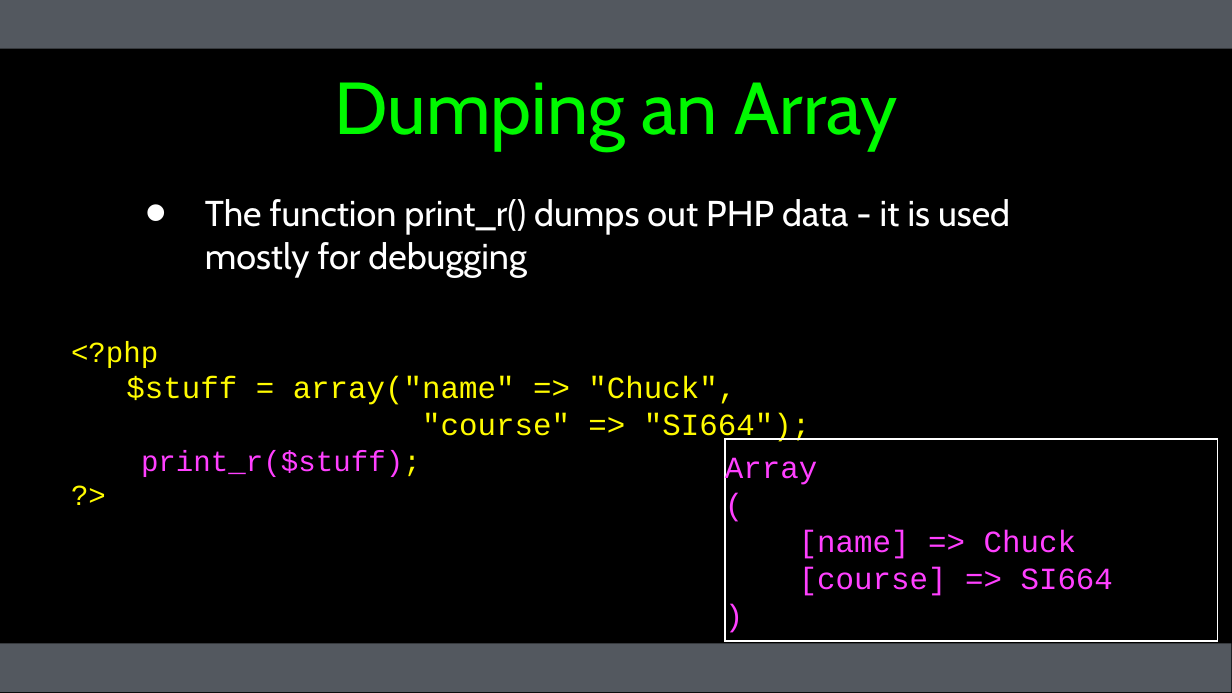
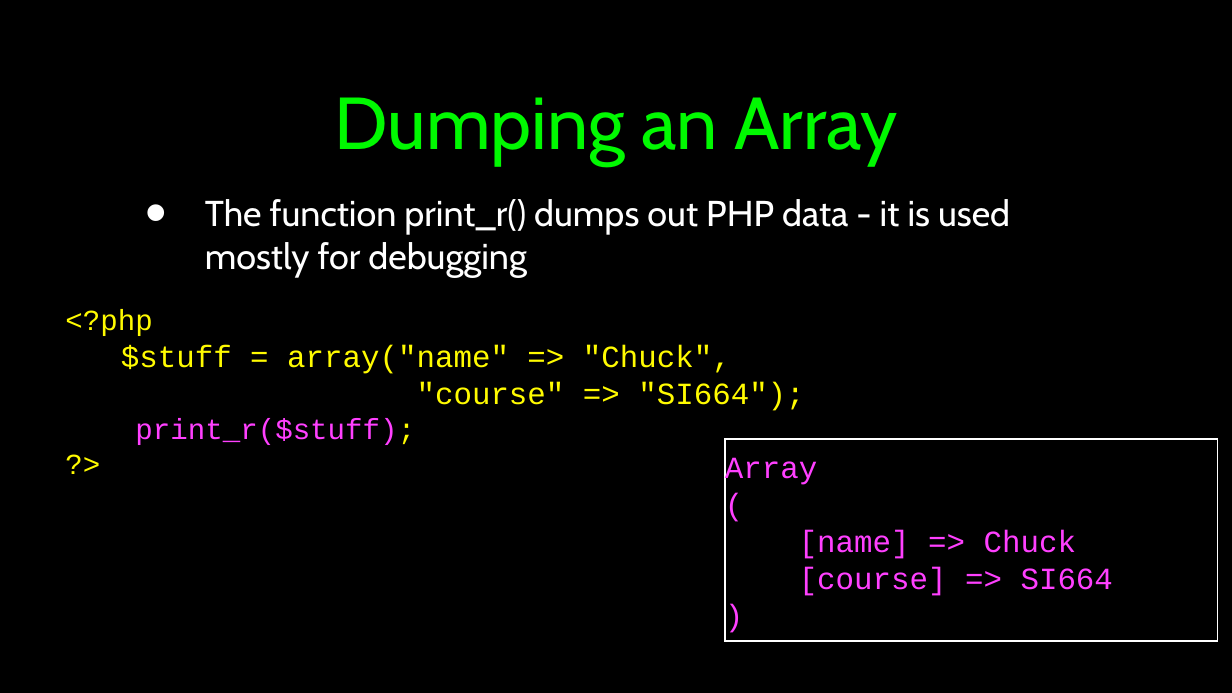
Before and after one commit to csev/wa4e, a slide deck: slide 19 of lectures/PHP-02-Overview.ppt (slide 20 before the commit). Drawn at 1232x693 pixels with LibreOffice and Linux fonts; fonts in the diff are those of the drawing. Boxes give left, top, right and bottom in pixels: in the first picture for what was removed or moved away, otherwise in the second. Text is boxed around its words. In the diff, an @@ line names an element or a change of style, - is before the commit and + after.

```diff
--- a/lectures/PHP-02-Overview.ppt
+++ b/lectures/PHP-02-Overview.ppt
@@ rectangle removed at bbox=[0, 0, 1232, 49] @@
@@ title "Dumping an Array": place and size @@
-title "Dumping an Array" at bbox=[335, 82, 897, 150]
+title "Dumping an Array" at bbox=[335, 97, 897, 166]
@@ free "<?php": place and size @@
-free "<?php" at bbox=[68, 326, 856, 517]
+free "<?php" at bbox=[62, 296, 850, 487]
@@ rectangle at bbox=[0, 643, 1232, 692]: fill #53585F to #000000 @@
```
Also in this commit, not shown: 29 other slides changed, 1 slide removed.
